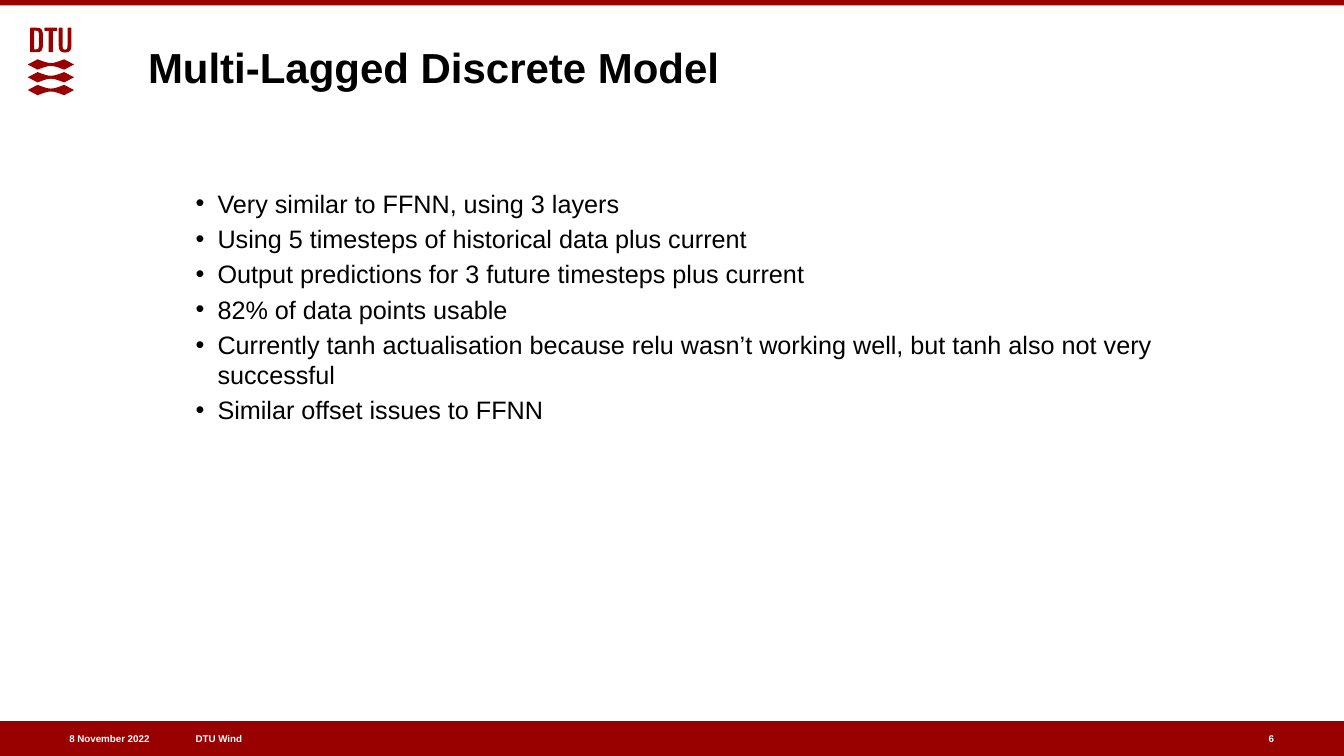
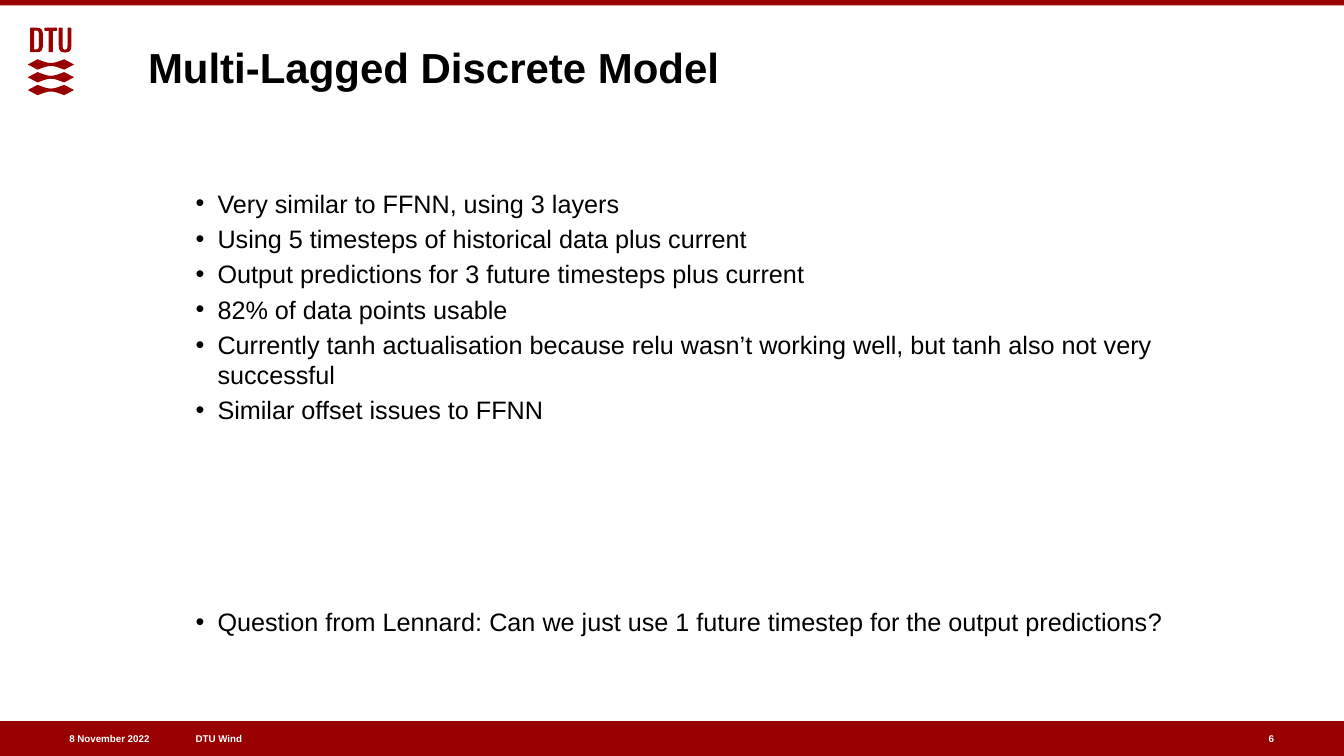
Before and after one commit to joramdevries/ProbabilisticMethods, a slide deck: slide 6 of Final_Project/FeedbackPresentation.pptx. Drawn at 1344x756 pixels with LibreOffice and Linux fonts; fonts in the diff are those of the drawing. Boxes give left, top, right and bottom in pixels: in the first picture for what was removed or moved away, otherwise in the second. Text is boxed around its words. In the diff, an @@ line names an element or a change of style, - is before the commit and + after.

Commit message:
presentation

```diff
--- a/Final_Project/FeedbackPresentation.pptx
+++ b/Final_Project/FeedbackPresentation.pptx
@@ text at (x1=218, y1=612, x2=1161, y2=637): paragraph added @@
+• Question from Lennard: Can we just use 1 future timestep for the output predictions?
```
Also in this commit, not shown: 3 other slides changed, 1 slide added, 6 other files.
